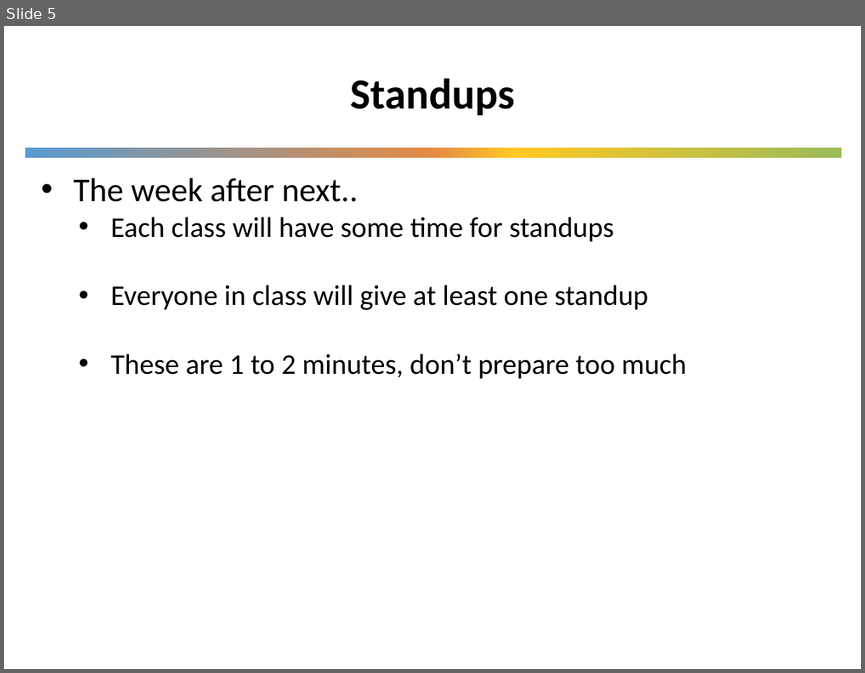
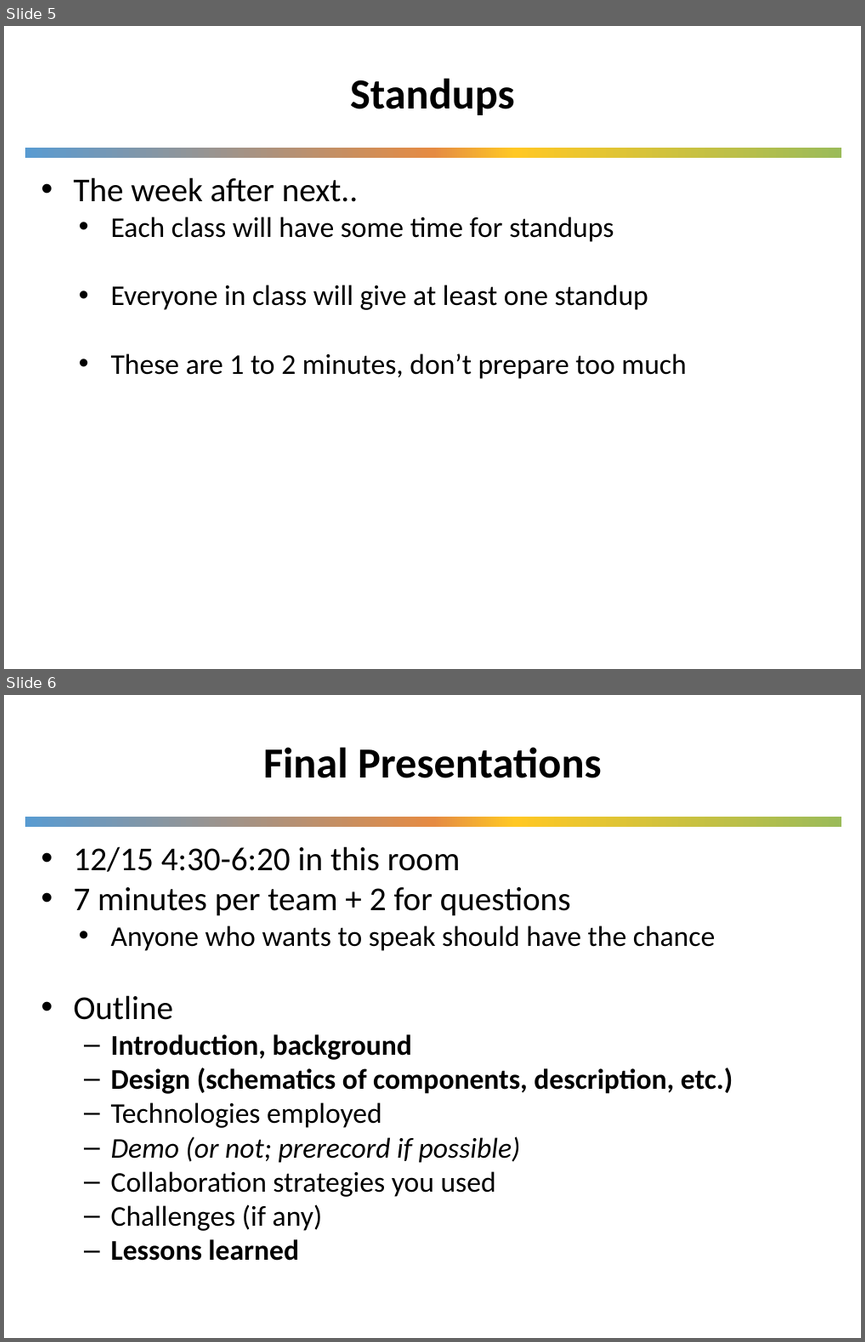
Before and after one commit to UWSEDS/lecture-materials, a slide deck: communication.pptx. Shown one above the other, each under a label of ours: slide 5 before the commit, slides 5 and 6 after it. The pictures are 865x673 and 865x1342 pixels, drawn with LibreOffice and Linux fonts; fonts in the diff are those of the drawing; background and template pictures are left out. Boxes give left, top, right and bottom in pixels: in the first picture for what was removed or moved away, otherwise in the second. Text is boxed around its words. In the diff, an @@ line names an element or a change of style, - is before the commit and + after.

```diff
--- a/communication.pptx
+++ b/communication.pptx
@@ slide 6 added at (4,695,861,1338), background #FFFFFF; not listed: 1 template element that a slide beside it also shows @@
@@ title added at (263,747,602,778), 36 pt, text #000000, bold @@
+Final Presentations
@@ text added at (74,846,732,1260), 24 pt, text #000000 @@
+• 12/15 4:30-6:20 in this room
+• 7 minutes per team + 2 for questions
+  • Anyone who wants to speak should have the chance
+• Outline
+  – Introduction, background
+  – Design (schematics of components, description, etc.)
+  – Technologies employed
+  – Demo (or not; prerecord if possible)
+  – Collaboration strategies you used
+  – Challenges (if any)
+  – Lessons learned
```
Also in this commit, not shown: 1 other slide added.
